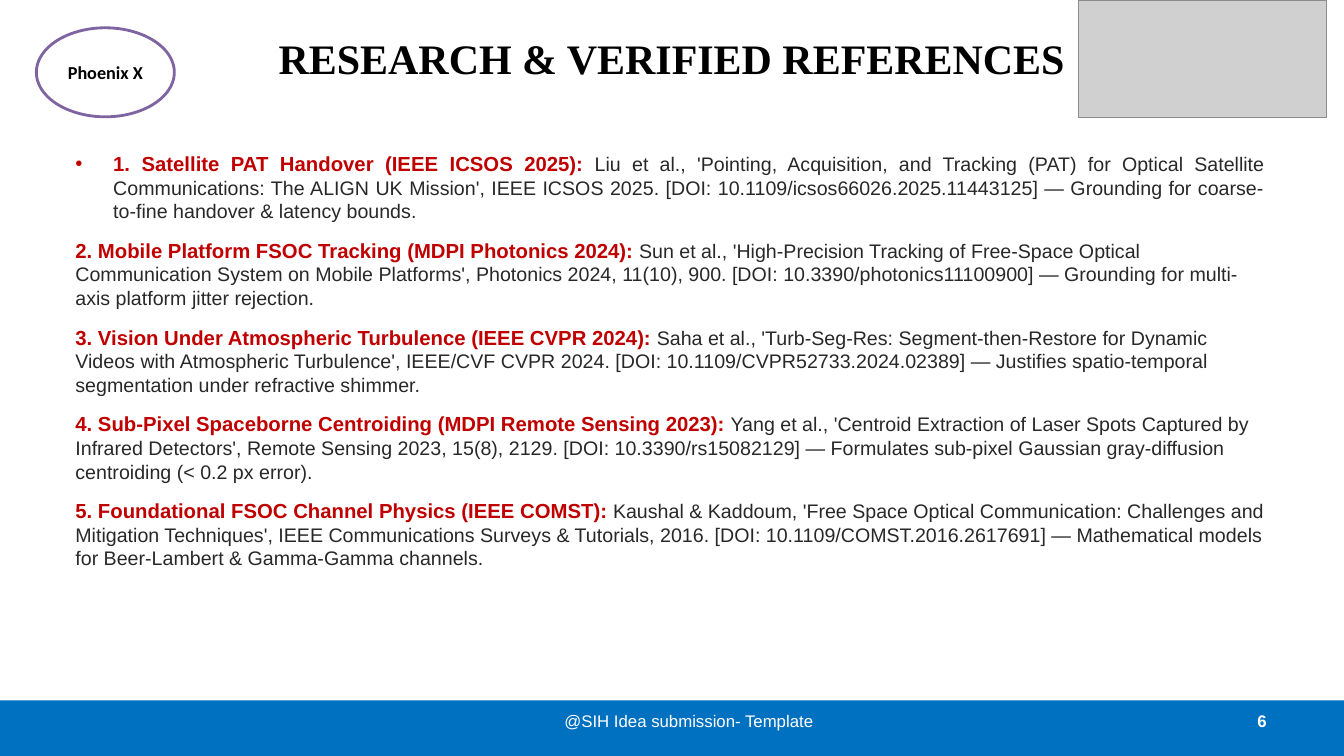
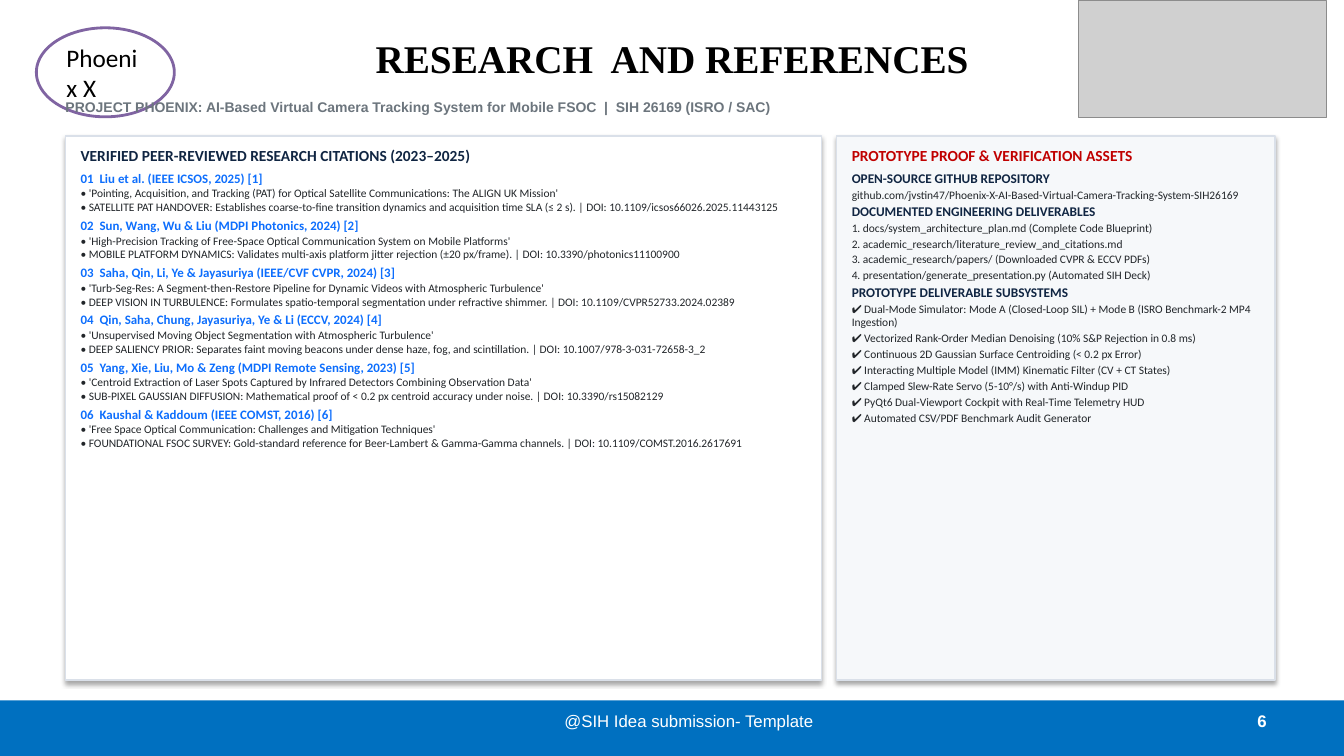
Before and after one commit to jvstin47/SIH-26169-Virtual-Camera-Tracking, a slide deck: slide 6 of Phoenix_X_SIH26169_Submission.pptx. Drawn at 1344x756 pixels with LibreOffice and Linux fonts; fonts in the diff are those of the drawing; grey boxes stand for pictures. Boxes give left, top, right and bottom in pixels: in the first picture for what was removed or moved away, otherwise in the second. Text is boxed around its words. In the diff, an @@ line names an element or a change of style, - is before the commit and + after.

Commit message:
feat(presentation): upgrade presentation deck to match multi-column card-based layout of SIH26177

```diff
--- a/Phoenix_X_SIH26169_Submission.pptx
+++ b/Phoenix_X_SIH26169_Submission.pptx
@@ ellipse "Phoenix X" at (x1=36, y1=28, x2=174, y2=117): size 13 to 18 pt, bold off; alignment centre to left @@
@@ title at (x1=376, y1=47, x2=968, y2=74): text changed; size 30 to 28 pt @@
-RESEARCH & VERIFIED REFERENCES
+RESEARCH AND REFERENCES
@@ text added at (x1=65, y1=102, x2=770, y2=116), 10 pt, text #6C757D, bold @@
+PROJECT PHOENIX: AI-Based Virtual Camera Tracking System for Mobile FSOC | SIH 26169 (ISRO / SAC)
@@ rectangle added at (x1=66, y1=136, x2=822, y2=681), fill #FFFFFF, outline #DAE0E9 1.2 pt @@
@@ text at (x1=81, y1=149, x2=778, y2=448): text changed; size 14 to 8.2 pt; font Arial to Calibri; text colour #282828 to #212529 @@
-• 1. Satellite PAT Handover (IEEE ICSOS 2025): Liu et al., 'Pointing, Acquisition, and Tracking (PAT) for Optical Satellite Communications: The ALIGN UK Mission', IEEE ICSOS 2025. [DOI: 10.1109/icsos66026.2025.11443125] — Grounding for coarse-to-fine handover & latency bounds.
-2. Mobile Platform FSOC Tracking (MDPI Photonics 2024): Sun et al., 'High-Precision Tracking of Free-Space Optical Communication System on Mobile Platforms', Photonics 2024, 11(10), 900. [DOI: 10.3390/photonics11100900] — Grounding for multi-axis platform jitter rejection.
-3. Vision Under Atmospheric Turbulence (IEEE CVPR 2024): Saha et al., 'Turb-Seg-Res: Segment-then-Restore for Dynamic Videos with Atmospheric Turbulence', IEEE/CVF CVPR 2024. [DOI: 10.1109/CVPR52733.2024.02389] — Justifies spatio-temporal segmentation under refractive shimmer.
-4. Sub-Pixel Spaceborne Centroiding (MDPI Remote Sensing 2023): Yang et al., 'Centroid Extraction of Laser Spots Captured by Infrared Detectors', Remote Sensing 2023, 15(8), 2129. [DOI: 10.3390/rs15082129] — Formulates sub-pixel Gaussian gray-diffusion centroiding (< 0.2 px error).
-5. Foundational FSOC Channel Physics (IEEE COMST): Kaushal & Kaddoum, 'Free Space Optical Communication: Challenges and Mitigation Techniques', IEEE Communications Surveys & Tutorials, 2016. [DOI: 10.1109/COMST.2016.2617691] — Mathematical models for Beer-Lambert & Gamma-Gamma channels.
+VERIFIED PEER-REVIEWED RESEARCH CITATIONS (2023–2025)
+01 Liu et al. (IEEE ICSOS, 2025) [1]
+• 'Pointing, Acquisition, and Tracking (PAT) for Optical Satellite Communications: The ALIGN UK Mission'
+• SATELLITE PAT HANDOVER: Establishes coarse-to-fine transition dynamics and acquisition time SLA (≤ 2 s). | DOI: 10.1109/icsos66026.2025.11443125
+02 Sun, Wang, Wu & Liu (MDPI Photonics, 2024) [2]
+• 'High-Precision Tracking of Free-Space Optical Communication System on Mobile Platforms'
+• MOBILE PLATFORM DYNAMICS: Validates multi-axis platform jitter rejection (±20 px/frame). | DOI: 10.3390/photonics11100900
+03 Saha, Qin, Li, Ye & Jayasuriya (IEEE/CVF CVPR, 2024) [3]
+• 'Turb-Seg-Res: A Segment-then-Restore Pipeline for Dynamic Videos with Atmospheric Turbulence'
+• DEEP VISION IN TURBULENCE: Formulates spatio-temporal segmentation under refractive shimmer. | DOI: 10.1109/CVPR52733.2024.02389
+04 Qin, Saha, Chung, Jayasuriya, Ye & Li (ECCV, 2024) [4]
+• 'Unsupervised Moving Object Segmentation with Atmospheric Turbulence'
+• DEEP SALIENCY PRIOR: Separates faint moving beacons under dense haze, fog, and scintillation. | DOI: 10.1007/978-3-031-72658-3_2
+05 Yang, Xie, Liu, Mo & Zeng (MDPI Remote Sensing, 2023) [5]
+• 'Centroid Extraction of Laser Spots Captured by Infrared Detectors Combining Observation Data'
+• SUB-PIXEL GAUSSIAN DIFFUSION: Mathematical proof of < 0.2 px centroid accuracy under noise. | DOI: 10.3390/rs15082129
+06 Kaushal & Kaddoum (IEEE COMST, 2016) [6]
+• 'Free Space Optical Communication: Challenges and Mitigation Techniques'
+• FOUNDATIONAL FSOC SURVEY: Gold-standard reference for Beer-Lambert & Gamma-Gamma channels. | DOI: 10.1109/COMST.2016.2617691
@@ rectangle added at (x1=837, y1=136, x2=1275, y2=681), fill #F6F8FA, outline #DAE0E9 1.2 pt @@
@@ text added at (x1=852, y1=151, x2=1250, y2=423), 8.2 pt, text #212529 @@
+PROTOTYPE PROOF & VERIFICATION ASSETS
+OPEN-SOURCE GITHUB REPOSITORY
+github.com/jvstin47/Phoenix-X-AI-Based-Virtual-Camera-Tracking-System-SIH26169
+DOCUMENTED ENGINEERING DELIVERABLES
+1. docs/system_architecture_plan.md (Complete Code Blueprint)
+2. academic_research/literature_review_and_citations.md
+3. academic_research/papers/ (Downloaded CVPR & ECCV PDFs)
+4. presentation/generate_presentation.py (Automated SIH Deck)
+PROTOTYPE DELIVERABLE SUBSYSTEMS
+✔ Dual-Mode Simulator: Mode A (Closed-Loop SIL) + Mode B (ISRO Benchmark-2 MP4 Ingestion)
+✔ Vectorized Rank-Order Median Denoising (10% S&P Rejection in 0.8 ms)
+✔ Continuous 2D Gaussian Surface Centroiding (< 0.2 px Error)
+✔ Interacting Multiple Model (IMM) Kinematic Filter (CV + CT States)
+✔ Clamped Slew-Rate Servo (5-10°/s) with Anti-Windup PID
+✔ PyQt6 Dual-Viewport Cockpit with Real-Time Telemetry HUD
+✔ Automated CSV/PDF Benchmark Audit Generator
```
Also in this commit, not shown: 5 other slides changed, 1 other file.
